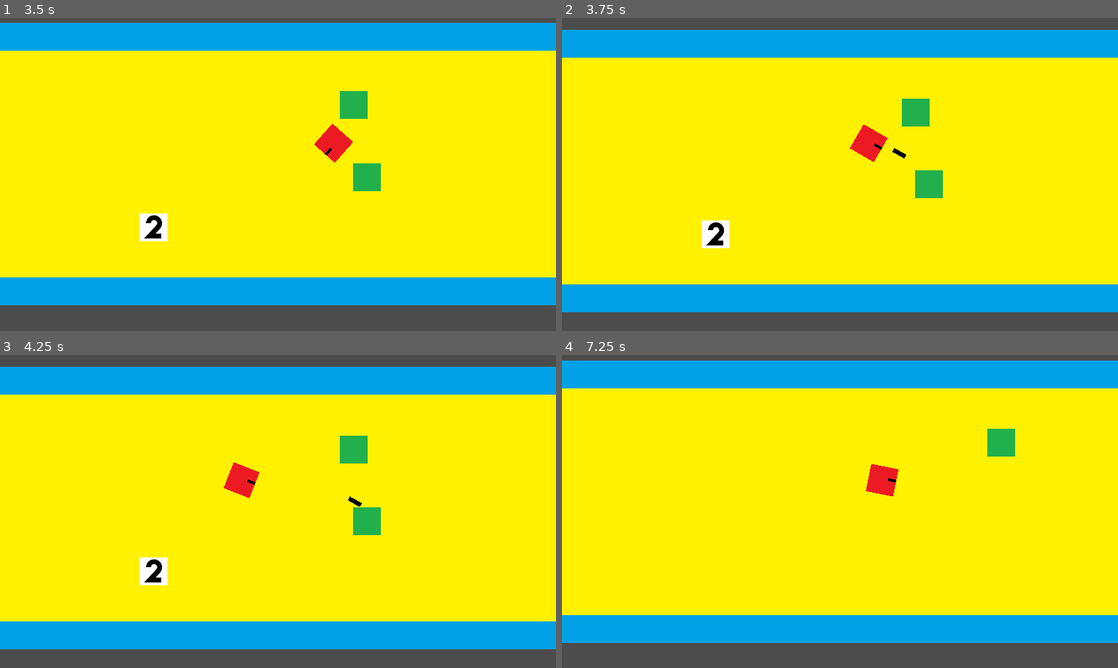
Above: before the commit, frames 1-4 (two rows, left to right).
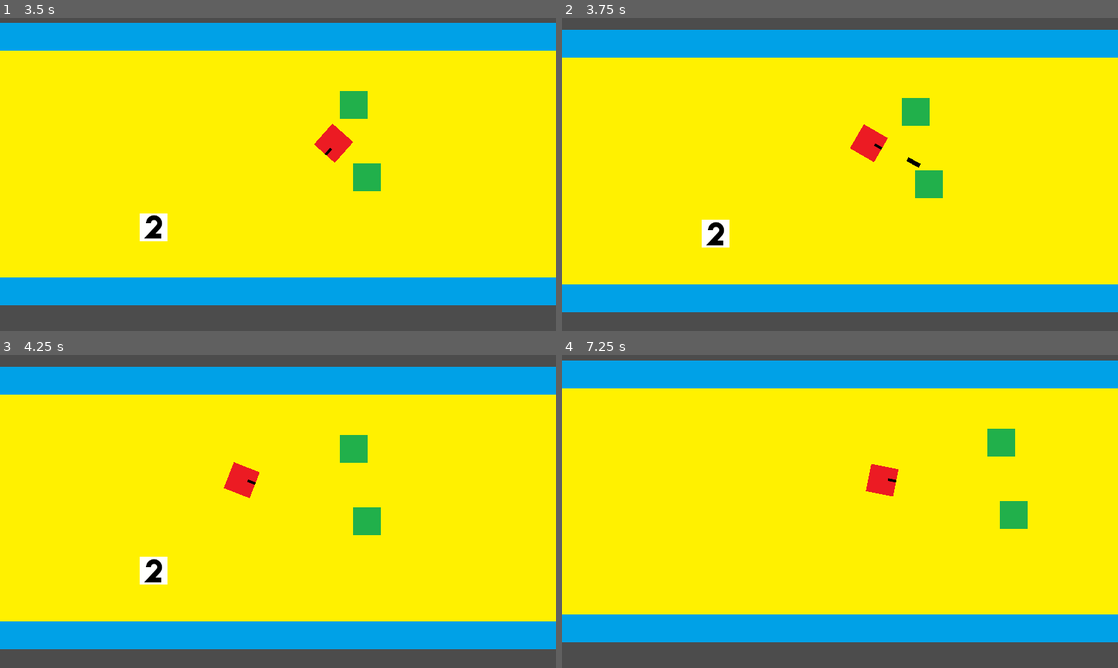
Above: after the commit, the same moments.

Repository: devmcclu/Project-FreeGUN
Game: Godot game, scene res://Main.tscn
The game is run twice, just before and just after one commit, with the same random seed, the same clock (stepped at 60 frames per second) and the same inputs.
Inputs (mouse positions are in pixels of both pictures, inside the frame that each line leads up to):
- Up to frame 1 (3.5 s): tap Enter at 0.5 s; move the mouse to (400, 158) at 0.52 s; hold D (player_move_right) 0.53-1.28 s; tap 1 (switch_weapon_1) at 0.6, 3.05 s; tap 2 (switch_weapon_2) at 0.8, 1.35 s; move the mouse to (166, 190) at 1.27 s; hold S (player_move_down) 1.28-2.03 s; tap Mouse wheel up (weapon_up) at 1.55 s; move the mouse to (333, 105) at 2.02 s; hold D (player_move_right) 2.03-2.78 s; hold Mouse wheel up (weapon_up) 2.03-2.78 s; tap 3 (switch_weapon_3, bound only after the commit) at 2.3, 2.85 s; move the mouse to (250, 237) at 2.77 s; hold W (player_move_up) from 2.78 s (still down)
- Up to frame 2 (3.75 s): move the mouse to (1006, 221) at 3.52 s; release W (player_move_up) at 3.53 s; hold A (player_move_left) from 3.53 s (still down); click (1006, 221) at 3.6 s
- Up to frame 3 (4.25 s): keep holding A (player_move_left); tap 2 (switch_weapon_2) at 3.8 s
- Up to frame 4 (7.25 s): move the mouse to (673, 464) at 4.27 s; tap 1 (switch_weapon_1) at 4.35, 6.05 s; tap Mouse wheel up (weapon_up) at 4.55, 5.85 s; move the mouse to (867, 511) at 5.02 s; release A (player_move_left) at 5.03 s; hold S (player_move_down) 5.03-5.78 s; tap 2 (switch_weapon_2) at 5.1, 6.8 s; tap 3 (switch_weapon_3, bound only after the commit) at 5.3, 6.6 s; move the mouse to (756, 433) at 5.77 s; hold D (player_move_right) 5.78-6.53 s; move the mouse to (962, 495) at 6.52 s; hold W (player_move_up) from 6.53 s (still down)

Frame 1 is identical in both runs. In frame 2, 0.1% of the frame differs, in the area x 25-67%, y 25-74%; in frame 3, 0.1%; in frame 4, 0.9%, in the area x 0-100%, y 46-92%.

Commit message:
Add Weapon Switching
Added weapon switch with buttons, scroll wheel still not functional. Typos changed as well

Diff:
--- a/Main.tscn
+++ b/Main.tscn
@@ -119,7 +119,6 @@
 "not_player",
 ]]
 
-editor/display_folded = true
 position = Vector2( -271.321, 281.872 )
 input_pickable = false
 collision_layer = 1
--- a/Player.gd
+++ b/Player.gd
@@ -22,8 +22,8 @@
 	var fire_gun = Input.is_action_just_pressed("fire_gun")
 
 	#PLayer switch weapon variables
-	var weapon_up = Input.is_action_just_pressed("weapon_up")
-	var weapon_down = Input.is_action_just_pressed("weapon_down")
+	var weapon_up = Input.is_action_pressed("weapon_up")
+	var weapon_down = Input.is_action_pressed("weapon_down")
 	var switch_weapon_1 = Input.is_action_just_pressed("switch_weapon_1")
 	var switch_weapon_2 = Input.is_action_just_pressed("switch_weapon_2")
 	var switch_weapon_3 = Input.is_action_just_pressed("switch_weapon_3")
@@ -39,11 +39,30 @@
 		newBullet.parent = self
 		print(newBullet.parent)
 
-	#Switch weapons with scroll whell
+	#Switch weapons with scroll wheel
 	if weapon_up:
 		print("up a weapon")
 	if weapon_down:
 		print("down a weapon")
+
+	if switch_weapon_1:
+		if has_guns[0] == true:
+			self.bullet_speed = 500
+			self.damage = 1
+		else:
+			pass
+	if switch_weapon_2:
+		if has_guns[1] == true:
+			self.bullet_speed = 100
+			self.damage = 3
+		else:
+			pass
+	if switch_weapon_3:
+		if has_guns[2] == true:
+			self.bullet_speed = 1000
+			self.damage = 1
+		else:
+			pass
 
 #	if self.has_guns[2] == true:
 #		print("new gun pa")
@@ -73,6 +92,7 @@
 		#self.apply_impulse(Vector2(0,0), Vector2(0, player_speed))
 	pass
 
+#On gun pickup, change gun variables
 func _on_Area2D_area_entered(area):
 	if area.is_in_group("gun"):
 		self.bullet_speed = area.bullet_speed
--- a/enemy.gd
+++ b/enemy.gd
@@ -12,6 +12,6 @@
 	pass
 
 func _process(delta):
-	if self.health == 0:
+	if self.health <= 0:
 		self.queue_free()
 	pass
--- a/project.godot
+++ b/project.godot
@@ -45,6 +45,8 @@
  ]
 switch_weapon_2=[ Object(InputEventKey,"resource_local_to_scene":false,"resource_name":"","device":0,"alt":false,"shift":false,"control":false,"meta":false,"command":false,"pressed":false,"scancode":50,"unicode":0,"echo":false,"script":null)
  ]
+switch_weapon_3=[ Object(InputEventKey,"resource_local_to_scene":false,"resource_name":"","device":0,"alt":false,"shift":false,"control":false,"meta":false,"command":false,"pressed":false,"scancode":51,"unicode":0,"echo":false,"script":null)
+ ]
 
 [rendering]
 
